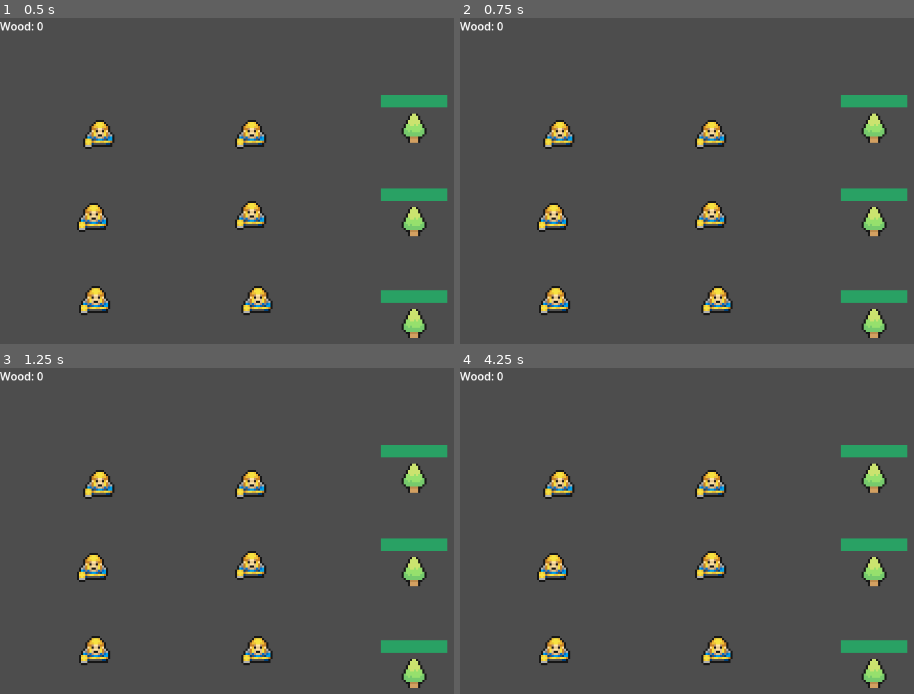
Above: before the commit, frames 1-4 (two rows, left to right).
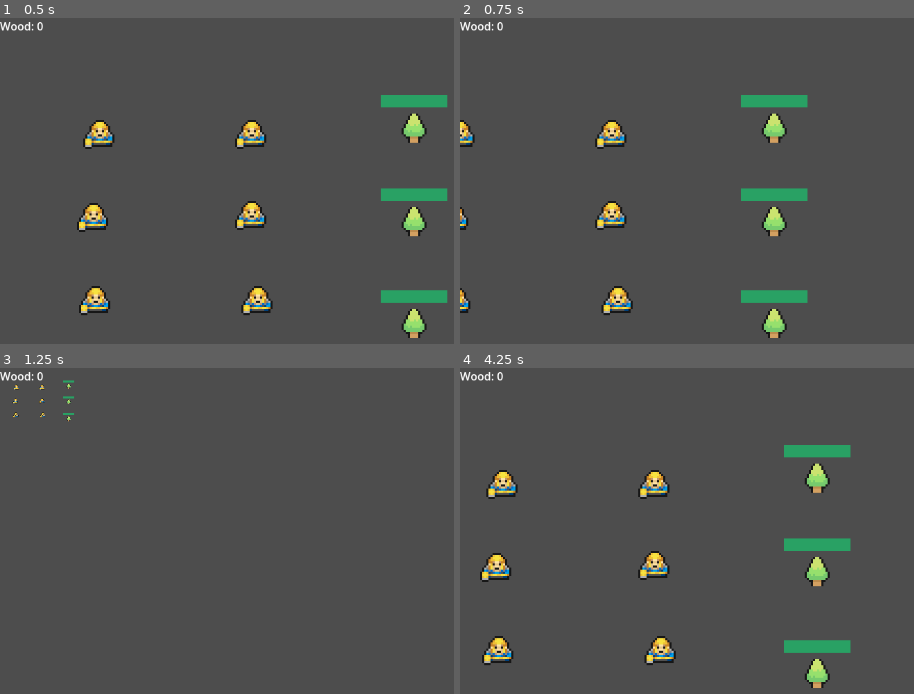
Above: after the commit, the same moments.

Repository: Luxiorawa/godot-coding-quest-rts
Game: Godot game, scene res://world.tscn
The game is run twice, just before and just after one commit, with the same random seed, the same clock (stepped at 60 frames per second) and the same inputs.
Inputs (mouse positions are in pixels of both pictures, inside the frame that each line leads up to):
- Up to frame 1 (0.5 s): no input
- Up to frame 2 (0.75 s): tap Enter at 0.5 s; move the mouse to (outside the picture) at 0.52 s; hold Right (Right, bound only after the commit) from 0.53 s (still down); click (outside the picture) at 0.6 s
- Up to frame 3 (1.25 s): keep holding Right (Right, bound only after the commit); tap Mouse wheel down (WheelDown, bound only after the commit) at 0.8 s
- Up to frame 4 (4.25 s): release Right (Right, bound only after the commit) at 1.25 s; tap Space at 1.25 s; drag from (700, 615) to (873, 478) at 1.27 s; move the mouse to (outside the picture) at 2.02 s; hold Right (Right, bound only after the commit) 2.03-2.75 s; tap Mouse wheel up (WheelUp, bound only after the commit) at 2.1, 3.8 s; click (outside the picture) at 2.3 s; tap Enter at 2.75 s; drag from (818, 680) to (873, 570) at 2.77 s; move the mouse to (outside the picture) at 3.52 s; hold Left (Left, bound only after the commit) from 3.53 s (still down); hold Right mouse button (RightClick) from 3.53 s (still down); click (outside the picture) at 3.67 s

Frame 1 is identical in both runs. In frame 2, 9.6% of the frame differs, in the area x 0-99%, y 23-99%; in frame 3, 5.4%; in frame 4, 10%, in the area x 4-99%, y 23-99%.

Commit message:
feat: add camera movement and zoom

Diff:
--- a/Scripts/Camera2D.gd
+++ b/Scripts/Camera2D.gd
@@ -1,5 +1,15 @@
 class_name Camera
 extends Camera2D
+
+# Camera Control
+@export var speed := 20.0
+@export var zoom_speed := 50.0
+@export var zoom_margin := 0.1
+@export var zoom_min := 0.5
+@export var zoom_max := 3.0
+var zoomFactor := 1.0
+var zoomPos := Vector2()
+var zooming := false
 
 var mousePos := Vector2()
 var mousePosGlobal := Vector2()
@@ -17,12 +27,24 @@
 	var parent := get_parent() as World
 	area_selected.connect(parent._on_area_selected)
 
-func _process(_delta: float) -> void:
+func _process(delta: float) -> void:
+	# La soustraction de right / left et de down / up permet d'avoir une seule valeur gérant le cas où les deux touches sont appuyés en même temps
+	var inputX := int(Input.is_action_pressed("Right")) - int(Input.is_action_pressed("Left"))
+	var inputY := int(Input.is_action_pressed("Down")) - int(Input.is_action_pressed("Up"))
+
+	position.x = lerpf(position.x, position.x + inputX * speed * zoom.x, speed * delta)
+	position.y = lerpf(position.y, position.y + inputY * speed * zoom.y, speed * delta)
+
+	zoom.x = clamp(lerp(zoom.x, zoom.x * zoomFactor, zoom_speed * delta), zoom_min, zoom_max)
+	zoom.y = clamp(lerp(zoom.y, zoom.y * zoomFactor, zoom_speed * delta), zoom_min, zoom_max)
+
+	if not zooming:
+		zoomFactor = 1.0
+
 	if Input.is_action_just_pressed("LeftClick"):
 		start = mousePosGlobal
 		startV = mousePos
 		isDragging = true
-		print("Click pressed at", start)
 
 	if isDragging:
 		end = mousePosGlobal
@@ -35,13 +57,30 @@
 		isDragging = false
 		area_selected.emit(self)
 		reset_area()
-		print("Click released at", end)
 
 func _input(event: InputEvent) -> void:
+	if abs(zoomPos.x - get_global_mouse_position().x) > zoom_margin:
+		zoomFactor = 1.0
+
+	if abs(zoomPos.y - get_global_mouse_position().y) > zoom_margin:
+		zoomFactor = 1.0
+
 	if event is InputEventMouse:
 		var mouse_event := event as InputEventMouse
 		mousePos = mouse_event.position
 		mousePosGlobal = get_global_mouse_position()
+
+	if event is InputEventMouseButton:
+		if event.is_pressed():
+			zooming = true
+			if event.is_action("WheelDown"):
+				zoomFactor -= 0.01 * zoom_speed
+				zoomPos = get_global_mouse_position()
+			if event.is_action("WheelUp"):
+				zoomFactor += 0.01 * zoom_speed
+				zoomPos = get_global_mouse_position()
+		else:
+			zooming = false
 
 func draw_area() -> void:
 	panel.visible = true
--- a/project.godot
+++ b/project.godot
@@ -40,6 +40,36 @@
 "events": [Object(InputEventMouseButton,"resource_local_to_scene":false,"resource_name":"","device":-1,"window_id":0,"a …(253 unchanged characters)…
 ]
 }
+WheelUp={
+"deadzone": 0.5,
+"events": [Object(InputEventMouseButton,"resource_local_to_scene":false,"resource_name":"","device":-1,"window_id":0,"alt_pressed":false,"shift_pressed":false,"ctrl_pressed":false,"meta_pressed":false,"button_mask":0,"position":Vector2(0, 0),"global_position":Vector2(0, 0),"factor":1.0,"button_index":4,"canceled":false,"pressed":false,"double_click":false,"script":null)
+]
+}
+WheelDown={
+"deadzone": 0.5,
+"events": [Object(InputEventMouseButton,"resource_local_to_scene":false,"resource_name":"","device":-1,"window_id":0,"alt_pressed":false,"shift_pressed":false,"ctrl_pressed":false,"meta_pressed":false,"button_mask":0,"position":Vector2(0, 0),"global_position":Vector2(0, 0),"factor":1.0,"button_index":5,"canceled":false,"pressed":false,"double_click":false,"script":null)
+]
+}
+Right={
+"deadzone": 0.5,
+"events": [Object(InputEventKey,"resource_local_to_scene":false,"resource_name":"","device":-1,"window_id":0,"alt_pressed":false,"shift_pressed":false,"ctrl_pressed":false,"meta_pressed":false,"pressed":false,"keycode":0,"physical_keycode":4194321,"key_label":0,"unicode":0,"echo":false,"script":null)
+]
+}
+Left={
+"deadzone": 0.5,
+"events": [Object(InputEventKey,"resource_local_to_scene":false,"resource_name":"","device":-1,"window_id":0,"alt_pressed":false,"shift_pressed":false,"ctrl_pressed":false,"meta_pressed":false,"pressed":false,"keycode":0,"physical_keycode":4194319,"key_label":0,"unicode":0,"echo":false,"script":null)
+]
+}
+Up={
+"deadzone": 0.5,
+"events": [Object(InputEventKey,"resource_local_to_scene":false,"resource_name":"","device":-1,"window_id":0,"alt_pressed":false,"shift_pressed":false,"ctrl_pressed":false,"meta_pressed":false,"pressed":false,"keycode":0,"physical_keycode":4194320,"key_label":0,"unicode":0,"echo":false,"script":null)
+]
+}
+Down={
+"deadzone": 0.5,
+"events": [Object(InputEventKey,"resource_local_to_scene":false,"resource_name":"","device":-1,"window_id":0,"alt_pressed":false,"shift_pressed":false,"ctrl_pressed":false,"meta_pressed":false,"pressed":false,"keycode":0,"physical_keycode":4194322,"key_label":0,"unicode":0,"echo":false,"script":null)
+]
+}
 
 [rendering]
 
--- a/world.tscn
+++ b/world.tscn
@@ -14,6 +14,11 @@
 limit_left = 0
 limit_top = 0
 script = ExtResource("1_lux2x")
+speed = null
+zoom_speed = null
+zoom_margin = null
+zoom_min = null
+zoom_max = null
 
 [node name="UI" parent="." instance=ExtResource("1_x7c0n")]
 
